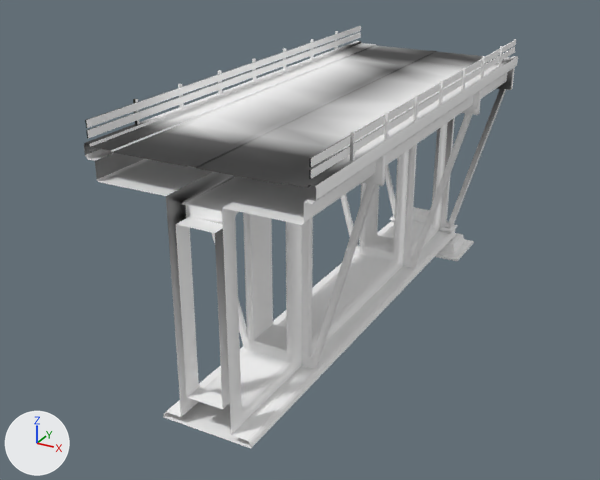
What one commit did to the COLLADA model sim/unreal_meshes/Bridge_2.dae.
Camera for both pictures: a camera (50 mm lens) standing at (11.8, -15.9, 14.6) and looking at (-1.2, 7.8, 2.8). Every picture has the same lights, and +X, +Y and +Z are marked at lower left.

Before the edit, the objects in view are built like this:
```python
me_sm_bridge_a_003 = bpy.data.meshes.new('SM_Bridge_A.003')
me_sm_bridge_a_003.from_pydata(...)  # 1590 vertices, 2772 faces; spans x -350.0..350.0, y 0.0..1815.0, z -66.0..885.0
# faces by material slot: [1308, 1464]
me_sm_bridge_a_003.materials.append(mat_m_bridge_concrete_inst_006)
me_sm_bridge_a_003.materials.append(mat_m_bridge_metal_006)
ob_sm_bridge_a = bpy.data.objects.new('SM_Bridge_A', me_sm_bridge_a_003)
ob_sm_bridge_a.location = (0.0, 0.0, 0.0)
ob_sm_bridge_a.scale = (0.01, 0.01, 0.01)
```
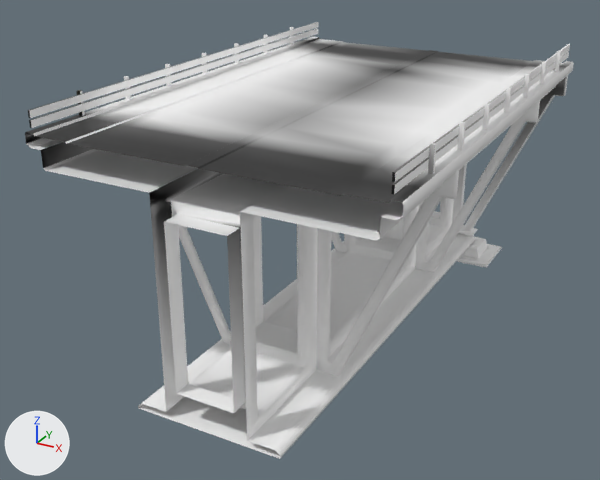
Boxes [x1, y1, x2, y2] around the edits, measured in the pictures (600 x 480 px):
'SM_Bridge_A', shading changed, rescaled (26% wider)
    before: [84, 26, 518, 448]
    after: [25, 22, 574, 459]

What the commit changed:
me_sm_bridge_a_003 has 1590 vertices, 2772 faces and spans x -350.0..350.0, y 0.0..1815.0, z -66.0..885.0.
me_sm_bridge_a_003 is used by ob_sm_bridge_a; location (0.0, 0.0, 0.0); scale (0.01, 0.01, 0.01).
me_sm_bridge_a_003 part 1: edges marked sharp go from 705 to 627.
Object 'SM_Bridge_A' (ob_sm_bridge_a) is rescaled from (0.01, 0.01, 0.01) to (0.0161, 0.01, 0.01).
